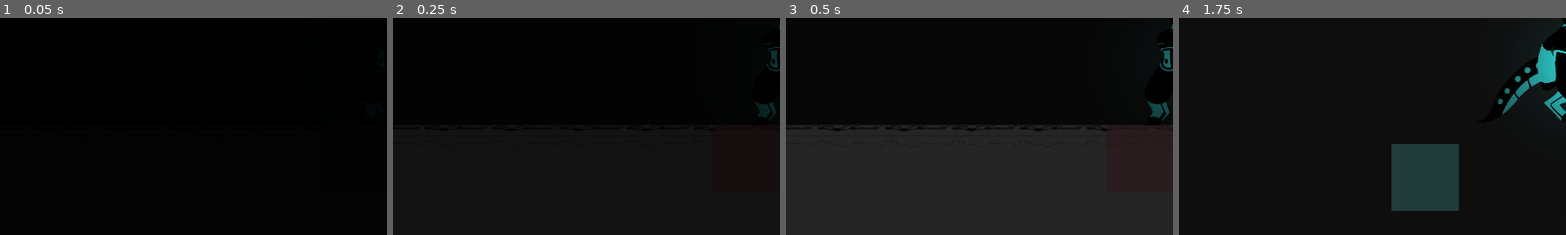
Above: before the commit, frames 1-4 (left to right).
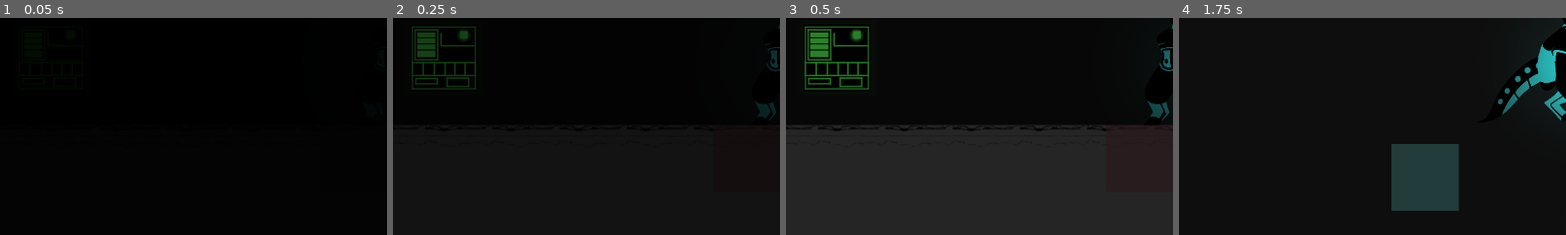
Above: after the commit, the same moments.

Repository: scales-in-git/TeamTime
Game: Godot game, scene res://Scenes/Levels/Debug/RundimentaryLevels/LevelC.tscn
Two runs of this game, one before a commit and one after it. Both use one fixed random seed, a clock stepped at 60 frames per second and the inputs below. The project has no main scene, so this scene is started directly.
Inputs (mouse positions are % of the whole screen's width and height, from its top left):
- Up to frame 1 (0.05 s): no input
- Up to frame 2 (0.25 s): no input
- Up to frame 3 (0.5 s): no input
- Up to frame 4 (1.75 s): tap Enter (ui_accept) at 0.5 s; move the mouse to (72, 45) at 0.52 s; hold D (player_right) 0.53-1.28 s; hold Right mouse button (player_block_delete) 0.53-1.28 s; click (72, 45) at 0.67 s; tap Space (player_jump) at 0.77, 1.52 s; move the mouse to (30, 55) at 1.27 s; hold S from 1.28 s (still down); click (30, 55) at 1.35 s
The pictures show only the part of the screen within x 0-50%, y 25-75%; the shares and areas given below are measured in that part.

The runs differ from the first frame. In frame 2, 1.9% of the frame differs, in the area x 4-22%, y 4-34%; in frame 3, 2.2%; in frame 4, nothing differs.

Commit message:
Cooler door exits!!!

Diff:
--- a/Scenes/Levels/Debug/RundimentaryLevels/LevelC.tscn
+++ b/Scenes/Levels/Debug/RundimentaryLevels/LevelC.tscn
@@ -12,6 +12,8 @@
 [ext_resource type="Script" uid="uid://b42m1hnljomnf" path="res://Scenes/Utility/OnOffStateInverter.gd" id="9_odgne"]
 [ext_resource type="PackedScene" uid="uid://dvefjhvuqmubq" path="res://Scenes/Mechanics/BlockDetector/BlockDetector.tscn" id="11_ky0bu"]
 [ext_resource type="PackedScene" uid="uid://clq13lum7jkjv" path="res://Scenes/Mechanics/TurretAdaptive/AdaptiveTurret.tscn" id="12_4v3nh"]
+[ext_resource type="Resource" uid="uid://c8dp57vtkhhtm" path="res://Scenes/Levels/Debug/RundimentaryLevels/level_c_turret.tres" id="13_qmsud"]
+[ext_resource type="PackedScene" uid="uid://qgfao441huib" path="res://Scenes/Mechanics/Exit/ExitDoor/GoalDoor.tscn" id="14_2wxft"]
 
 [sub_resource type="Resource" id="Resource_ky0bu"]
 script = ExtResource("9_odgne")
@@ -19,14 +21,14 @@
 on = false
 metadata/_custom_type_script = "uid://b42m1hnljomnf"
 
+[sub_resource type="RectangleShape2D" id="RectangleShape2D_4v3nh"]
+size = Vector2(600, 800)
+
 [sub_resource type="Resource" id="Resource_5v4x4"]
 script = ExtResource("9_odgne")
 state_manager = ExtResource("6_4yba6")
 on = false
 metadata/_custom_type_script = "uid://b42m1hnljomnf"
-
-[sub_resource type="RectangleShape2D" id="RectangleShape2D_4v3nh"]
-size = Vector2(600, 800)
 
 [node name="LevelC" type="Node2D"]
 
@@ -71,10 +73,6 @@
 auto_blink_on = 8.0
 auto_blink_off = 1.0
 
-[node name="BlockDetector" parent="." instance=ExtResource("11_ky0bu")]
-position = Vector2(-1600, -200)
-on_off_state_manager = ExtResource("8_5v4x4")
-
 [node name="SmartMusicPlayer" parent="." instance=ExtResource("3_omir1")]
 music = ExtResource("4_bv234")
 
@@ -86,25 +84,41 @@
 tile_map_data = PackedByteArray("AAD8/wAAAQAEAAQAAAD9/wAAAQAEAAQAAAD+/wAAAQAEAAQAAAD//wAAAQAEAAQAAAAAAAAAAQAEAAQAAAABAA …(2448 unchanged characters)…
 tile_set = ExtResource("1_fgpdp")
 
-[node name="Switch" parent="." instance=ExtResource("7_bmrdl")]
+[node name="AdaptiveTurret" parent="." node_paths=PackedStringArray("activation_zone") instance=ExtResource("12_4v3nh")]
+position = Vector2(-3500, -800)
+rotation_limit = 80.0
+activation_zone = NodePath("TurretZone")
+state_manager = ExtResource("13_qmsud")
+
+[node name="TurretZone" type="Area2D" parent="AdaptiveTurret"]
+position = Vector2(3500, 800)
+
+[node name="CollisionShape2D" type="CollisionShape2D" parent="AdaptiveTurret/TurretZone"]
+position = Vector2(-3300, -400)
+shape = SubResource("RectangleShape2D_4v3nh")
+
+[node name="Switches" type="Node2D" parent="."]
+
+[node name="BlockDetector" parent="Switches" instance=ExtResource("11_ky0bu")]
+position = Vector2(-1600, -200)
+on_off_state_manager = ExtResource("8_5v4x4")
+
+[node name="Switch" parent="Switches" instance=ExtResource("7_bmrdl")]
 position = Vector2(350, -100)
 state_manager = ExtResource("6_4yba6")
 
-[node name="Switch2" parent="." instance=ExtResource("7_bmrdl")]
+[node name="Switch2" parent="Switches" instance=ExtResource("7_bmrdl")]
 position = Vector2(-850, -100)
 state_manager = ExtResource("6_4yba6")
 
-[node name="Switch3" parent="." instance=ExtResource("7_bmrdl")]
+[node name="Switch3" parent="Switches" instance=ExtResource("7_bmrdl")]
 position = Vector2(-1100, -100)
 state_manager = SubResource("Resource_5v4x4")
 
-[node name="AdaptiveTurret" parent="." node_paths=PackedStringArray("activation_zone") instance=ExtResource("12_4v3nh")]
-position = Vector2(-3500, -800)
-rotation_limit = 80.0
-activation_zone = NodePath("../TurretZone")
+[node name="Switch4" parent="Switches" instance=ExtResource("7_bmrdl")]
+position = Vector2(-3100, -100)
+state_manager = ExtResource("13_qmsud")
 
-[node name="TurretZone" type="Area2D" parent="."]
-
-[node name="CollisionShape2D" type="CollisionShape2D" parent="TurretZone"]
-position = Vector2(-3300, -400)
-shape = SubResource("RectangleShape2D_4v3nh")
+[node name="Door" parent="." instance=ExtResource("14_2wxft")]
+position = Vector2(-3900, 0)
+scene = "uid://blqe2wxtr843y"
--- a/Scenes/Levels/Debug/RundimentaryLevels/PlatformTest.tscn
+++ b/Scenes/Levels/Debug/RundimentaryLevels/PlatformTest.tscn
@@ -8,7 +8,7 @@
 [ext_resource type="Resource" uid="uid://dk7njr5jptwoi" path="res://Scenes/Levels/Debug/RundimentaryLevels/level_c_camera.tres" id="6_jb1bh"]
 [ext_resource type="PackedScene" uid="uid://v042n0qyld7u" path="res://Scenes/Mechanics/Entrance/InstantEntrance/InstantEntrance.tscn" id="7_bre5p"]
 [ext_resource type="PackedScene" uid="uid://jhjkr5mcfjhg" path="res://Scenes/Mechanics/DeathPit/DeathPit.tscn" id="8_5165u"]
-[ext_resource type="PackedScene" uid="uid://qgfao441huib" path="res://Scenes/Levels/GoalDoor.tscn" id="9_oe354"]
+[ext_resource type="PackedScene" uid="uid://qgfao441huib" path="res://Scenes/Mechanics/Exit/ExitDoor/GoalDoor.tscn" id="9_oe354"]
 [ext_resource type="PackedScene" uid="uid://brsai7op34w2q" path="res://Scenes/Mechanics/Switch/Switch.tscn" id="10_y47eu"]
 [ext_resource type="PackedScene" uid="uid://0hi7fyduhudf" path="res://Scenes/Mechanics/MovingPlatform/MovingPlatform.tscn" id="11_s8xos"]
 
--- /dev/null
+++ b/Scenes/Levels/Debug/RundimentaryLevels/level_c_turret.tres
@@ -0,0 +1,8 @@
+[gd_resource type="Resource" script_class="OnOffState" load_steps=2 format=3 uid="uid://c8dp57vtkhhtm"]
+
+[ext_resource type="Script" uid="uid://dugcuhx50s64n" path="res://Scenes/Utility/OnOffState.gd" id="1_0v2wk"]
+
+[resource]
+script = ExtResource("1_0v2wk")
+on = true
+metadata/_custom_type_script = "uid://dugcuhx50s64n"
--- /dev/null
+++ b/Scenes/Mechanics/Exit/ExitDoor/GoalDoor.gd
@@ -0,0 +1,37 @@
+class_name GoalDoorExit
+extends BaseExit
+
+
+@export var fade_out_time := 2.0
+
+@export var fade_colour: Color = Color.BLACK
+@export var active_colour: Color = Color("#008cff")
+@export var inactive_colour: Color = Color.RED
+
+
+@onready var interact_zone = $%InteractZone
+@onready var door_sprite = $%DoorSprite
+@onready var fade_out = $%FadeOut
+
+
+func _on_interact_zone_interacted():
+	SceneTransition.background_load_transition(scene)
+
+	Game.player.puppeting = true
+
+	# Todo: emit level pause signal to game, oh no we're so late
+	# Easier todo: actually make her invincible lmao (disable layer 3?)
+
+	door_sprite.play('Open')
+	var fade_out_tween := get_tree().create_tween()
+	fade_out_tween.tween_property($%FadeOut, 'color:a', 1.0, fade_out_time)
+	fade_out_tween.play()
+	await fade_out_tween.finished
+	$%FadeOut.color.a = 1.0
+
+	SceneTransition.transition(scene)
+
+
+func _ready():
+	$%FadeOut.color = fade_colour
+	$%FadeOut.color.a = 0.0
--- a/Scenes/Levels/GoalDoor.tscn
+++ b/Scenes/Mechanics/Exit/ExitDoor/GoalDoor.tscn
@@ -1,7 +1,9 @@
-[gd_scene load_steps=7 format=3 uid="uid://qgfao441huib"]
+[gd_scene load_steps=10 format=3 uid="uid://qgfao441huib"]
 
 [ext_resource type="Texture2D" uid="uid://noxgjvwgxmx" path="res://tiles/Doors.png" id="1_0a37h"]
+[ext_resource type="Script" uid="uid://cb8643wcch6sm" path="res://Scenes/Mechanics/Exit/ExitDoor/GoalDoor.gd" id="1_pp4jd"]
 [ext_resource type="Texture2D" uid="uid://bdm5eipd1m8bw" path="res://Glow.png" id="2_oojdn"]
+[ext_resource type="PackedScene" uid="uid://2asc1fqa7g23" path="res://Scenes/Utility/GenericInteractive.tscn" id="4_w6qrv"]
 
 [sub_resource type="AtlasTexture" id="AtlasTexture_3qmsy"]
 atlas = ExtResource("1_0a37h")
@@ -54,12 +56,44 @@
 "speed": 5.0
 }]
 
+[sub_resource type="RectangleShape2D" id="RectangleShape2D_pp4jd"]
+size = Vector2(200, 200)
+
 [node name="Door" type="Node2D"]
+script = ExtResource("1_pp4jd")
 
-[node name="AnimatedSprite2D" type="AnimatedSprite2D" parent="."]
+[node name="DoorSprite" type="AnimatedSprite2D" parent="."]
+unique_name_in_owner = true
+position = Vector2(0, -100)
 sprite_frames = SubResource("SpriteFrames_pbvan")
+animation = &"Open"
 
-[node name="DoorLight" type="PointLight2D" parent="."]
+[node name="DoorLight" type="PointLight2D" parent="DoorSprite"]
 scale = Vector2(0.215459, 0.354589)
+color = Color(0, 0.55, 1, 1)
 shadow_enabled = true
 texture = ExtResource("2_oojdn")
+
+[node name="InteractZone" parent="." instance=ExtResource("4_w6qrv")]
+unique_name_in_owner = true
+position = Vector2(100, -231.892)
+w_instead_of_e = true
+
+[node name="CollisionShape2D" type="CollisionShape2D" parent="InteractZone"]
+position = Vector2(-100, 131.892)
+shape = SubResource("RectangleShape2D_pp4jd")
+
+[node name="CanvasLayer" type="CanvasLayer" parent="."]
+layer = 100
+
+[node name="FadeOut" type="ColorRect" parent="CanvasLayer"]
+unique_name_in_owner = true
+anchors_preset = 15
+anchor_right = 1.0
+anchor_bottom = 1.0
+grow_horizontal = 2
+grow_vertical = 2
+color = Color(1, 1, 1, 0)
+metadata/_edit_use_anchors_ = true
+
+[connection signal="interacted" from="InteractZone" to="." method="_on_interact_zone_interacted"]
--- a/Scenes/Mechanics/TurretAdaptive/AdaptiveTurret.gd
+++ b/Scenes/Mechanics/TurretAdaptive/AdaptiveTurret.gd
@@ -21,6 +21,9 @@
 @onready var bullet_spawn_location: Marker2D = $%BulletSpawn
 @onready var unfun_timer: Timer = $%UnfunTimer
 
+func is_on():
+	return not state_manager or state_manager.on
+
 func get_pointing_direction() -> Vector2:
 	var barrel_rotation = pivot.rotation
 	var barrel_direction = Vector2.RIGHT \
@@ -31,7 +34,6 @@
 # Target is in local space
 func rotate_towards(target: Vector2, delta: float):
 	var real_limit = deg_to_rad(rotation_limit)
-	print(typeof(real_limit))
 
 	var our_aim := get_pointing_direction()
 
@@ -60,6 +62,9 @@
 	unfun_timer.start()
 
 func _physics_process(delta):
+	if not is_on():
+		return
+
 	if targetting:
 		rotate_towards(to_local(Game.player.global_position), delta)
 		fire_bullet()
--- a/tiles/TileTests.tscn
+++ b/tiles/TileTests.tscn
@@ -8,7 +8,7 @@
 [ext_resource type="PackedScene" uid="uid://v042n0qyld7u" path="res://Scenes/Mechanics/Entrance/InstantEntrance/InstantEntrance.tscn" id="5_fhgxg"]
 [ext_resource type="Resource" uid="uid://dk7njr5jptwoi" path="res://Scenes/Levels/Debug/RundimentaryLevels/level_c_camera.tres" id="6_pe757"]
 [ext_resource type="PackedScene" uid="uid://jhjkr5mcfjhg" path="res://Scenes/Mechanics/DeathPit/DeathPit.tscn" id="8_pe757"]
-[ext_resource type="PackedScene" uid="uid://qgfao441huib" path="res://Scenes/Levels/GoalDoor.tscn" id="8_wrl27"]
+[ext_resource type="PackedScene" uid="uid://qgfao441huib" path="res://Scenes/Mechanics/Exit/ExitDoor/GoalDoor.tscn" id="8_wrl27"]
 [ext_resource type="PackedScene" uid="uid://brsai7op34w2q" path="res://Scenes/Mechanics/Switch/Switch.tscn" id="9_suunn"]
 
 [sub_resource type="RectangleShape2D" id="RectangleShape2D_e7vdt"]
Not shown: 1 places in Scenes/Levels/Debug/RundimentaryLevels/LevelC.tscn that only renumber resources
Not shown, added: Scenes/Mechanics/Exit/ExitDoor/GoalDoor.gd.uid
